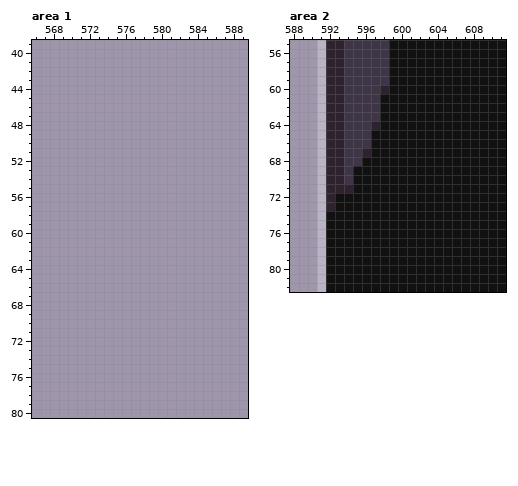
A pixel-art file gets an edit: games/Phaser-Snake-Game/public/assets/sprites/spaceBoyBase.aseprite. The first picture shows the starting point.
640x360 pixels, 1 frame. Colours within 5 levels of each other are drawn and written as one. Shown: area 1: x 566..589, y 39..80; area 2: x 588..611, y 55..82. The commit also changed other parts of the picture, which this record leaves out.
After the commit:
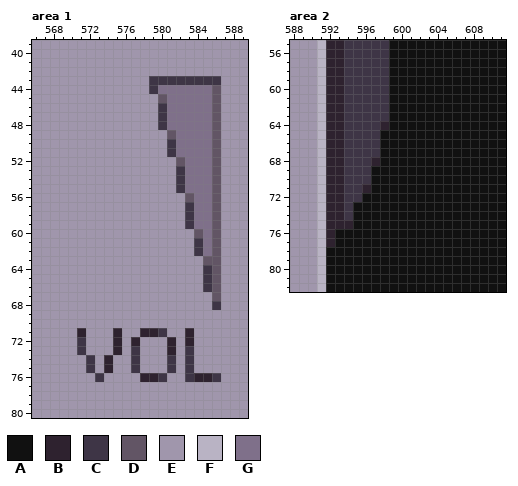
Palette (. is transparent): A #111111  B #2e222f  C #3e3546  D #625565  E #a096ac  F #b9b3c4  G #7f708a
Diff:
--- area 1, layer "Bezel"
@@ x 566..589 @@
 42 EEEEEEEEEEEEEEEEEEEEEEEE
-43 EEEEEEEEEEEEEEEEEEEEEEEE
-44 EEEEEEEEEEEEEEEEEEEEEEEE
-45 EEEEEEEEEEEEEEEEEEEEEEEE
-46 EEEEEEEEEEEEEEEEEEEEEEEE
-47 EEEEEEEEEEEEEEEEEEEEEEEE
-48 EEEEEEEEEEEEEEEEEEEEEEEE
-49 EEEEEEEEEEEEEEEEEEEEEEEE
-50 EEEEEEEEEEEEEEEEEEEEEEEE
-51 EEEEEEEEEEEEEEEEEEEEEEEE
-52 EEEEEEEEEEEEEEEEEEEEEEEE
-53 EEEEEEEEEEEEEEEEEEEEEEEE
-54 EEEEEEEEEEEEEEEEEEEEEEEE
-55 EEEEEEEEEEEEEEEEEEEEEEEE
-56 EEEEEEEEEEEEEEEEEEEEEEEE
-57 EEEEEEEEEEEEEEEEEEEEEEEE
-58 EEEEEEEEEEEEEEEEEEEEEEEE
-59 EEEEEEEEEEEEEEEEEEEEEEEE
-60 EEEEEEEEEEEEEEEEEEEEEEEE
-61 EEEEEEEEEEEEEEEEEEEEEEEE
-62 EEEEEEEEEEEEEEEEEEEEEEEE
-63 EEEEEEEEEEEEEEEEEEEEEEEE
-64 EEEEEEEEEEEEEEEEEEEEEEEE
-65 EEEEEEEEEEEEEEEEEEEEEEEE
-66 EEEEEEEEEEEEEEEEEEEEEEEE
-67 EEEEEEEEEEEEEEEEEEEEEEEE
-68 EEEEEEEEEEEEEEEEEEEEEEEE
+43 EEEEEEEEEEEEECCCCCCCCEEE
+44 EEEEEEEEEEEEECGGGGGGDEEE
+45 EEEEEEEEEEEEEEDGGGGGDEEE
+46 EEEEEEEEEEEEEECGGGGGDEEE
+47 EEEEEEEEEEEEEECGGGGGDEEE
+48 EEEEEEEEEEEEEECGGGGGDEEE
+49 EEEEEEEEEEEEEEEDGGGGDEEE
+50 EEEEEEEEEEEEEEECGGGGDEEE
+51 EEEEEEEEEEEEEEECGGGGDEEE
+52 EEEEEEEEEEEEEEEEDGGGDEEE
+53 EEEEEEEEEEEEEEEECGGGDEEE
+54 EEEEEEEEEEEEEEEECGGGDEEE
+55 EEEEEEEEEEEEEEEECGGGDEEE
+56 EEEEEEEEEEEEEEEEEDGGDEEE
+57 EEEEEEEEEEEEEEEEECGGDEEE
+58 EEEEEEEEEEEEEEEEECGGDEEE
+59 EEEEEEEEEEEEEEEEECGGDEEE
+60 EEEEEEEEEEEEEEEEEEDGDEEE
+61 EEEEEEEEEEEEEEEEEECGDEEE
+62 EEEEEEEEEEEEEEEEEECGDEEE
+63 EEEEEEEEEEEEEEEEEEEDDEEE
+64 EEEEEEEEEEEEEEEEEEECDEEE
+65 EEEEEEEEEEEEEEEEEEECDEEE
+66 EEEEEEEEEEEEEEEEEEECDEEE
+67 EEEEEEEEEEEEEEEEEEEEDEEE
+68 EEEEEEEEEEEEEEEEEEEECEEE
 69 EEEEEEEEEEEEEEEEEEEEEEEE
 70 EEEEEEEEEEEEEEEEEEEEEEEE
-71 EEEEEEEEEEEEEEEEEEEEEEEE
-72 EEEEEEEEEEEEEEEEEEEEEEEE
-73 EEEEEEEEEEEEEEEEEEEEEEEE
-74 EEEEEEEEEEEEEEEEEEEEEEEE
-75 EEEEEEEEEEEEEEEEEEEEEEEE
-76 EEEEEEEEEEEEEEEEEEEEEEEE
+71 EEEEEBEEEBEEBBCEEBEEEEEE
+72 EEEEECEEEBEBEEEBEBEEEEEE
+73 EEEEECEEEBECEEEBECEEEEEE
+74 EEEEEECEBEECEEECECEEEEEE
+75 EEEEEECEBEECEEECECEEEEEE
+76 EEEEEEECEEEEBBCEECBBCEEE
 77 EEEEEEEEEEEEEEEEEEEEEEEE
--- area 2, layer "Bezel"
@@ x 590..600 @@
 59 EFBBCCCCCAA
-60 EFBBCCCCBAA
-61 EFBBCCCCAAA
-62 EFBBCCCCAAA
-63 EFBBCCCCAAA
-64 EFBBCCCBAAA
-65 EFBBCCCAAAA
-66 EFBBCCCAAAA
-67 EFBBCCBAAAA
-68 EFBBCCAAAAA
-69 EFBBCAAAAAA
-70 EFBBCAAAAAA
-71 EFBBBAAAAAA
-72 EFBAAAAAAAA
-73 EFBAAAAAAAA
-74 EFAAAAAAAAA
-75 EFAAAAAAAAA
-76 EFAAAAAAAAA
-77 EFAAAAAAAAA
+60 EFBBCCCCCAA
+61 EFBBCCCCCAA
+62 EFBBCCCCCAA
+63 EFBBCCCCCAA
+64 EFBBCCCCBAA
+65 EFBBCCCCAAA
+66 EFBBCCCCAAA
+67 EFBBCCCCAAA
+68 EFBBCCCBAAA
+69 EFBBCCCAAAA
+70 EFBBCCCAAAA
+71 EFBBCCBAAAA
+72 EFBBCCAAAAA
+73 EFBBCAAAAAA
+74 EFBBCAAAAAA
+75 EFBBBAAAAAA
+76 EFBAAAAAAAA
+77 EFBAAAAAAAA
 78 EFAAAAAAAAA
